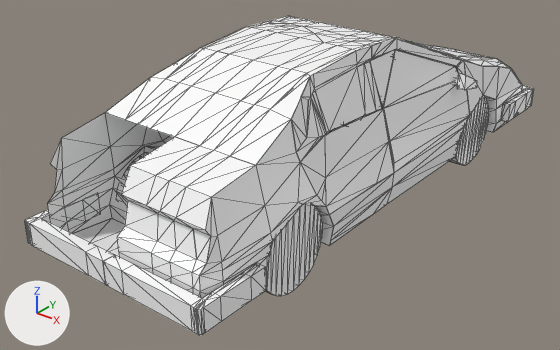
One commit to the glTF model white-car4.gltf: the scene before it, then after it.
Both versions are drawn from a 50 mm lens placed at (2.04, -2.69, 2.19), pointed at (-0.1, -0.02, 0.53). Arrows for +X, +Y and +Z are at lower left; the lights stay in place. Mesh edges are drawn as thin lines. Where no turn or scale is listed for an object, it has been applied to the vertices. Vertices at the same position are counted once.

Before the edit, the objects in view are built like this:
```python
me_circle_009 = bpy.data.meshes.new('Circle.009')
me_circle_009.from_pydata(...)  # a 32-sided cylinder along x spanning x 0.185..0.282, y -0.195..0.201, z -0.196..0.2
me_circle_009.materials.append(mat_white_001)  # white #ffffff
me_cube_019 = bpy.data.meshes.new('Cube.019')
me_cube_019.from_pydata(...)  # 67 vertices, 99 faces; spans x 0.0..0.447, y -0.968..-0.257, z 0.474..1.078
me_cube_019.materials.append(mat_white)
me_main = bpy.data.meshes.new('main')
me_main.from_pydata(...)  # 342 vertices, 414 faces; spans x -0.45..0.45, y -0.97..1.73, z 0.45..1.2
me_main.materials.append(mat_white)
ob_back_right_side = bpy.data.objects.new('Back right side', me_cube_019)
ob_back_right_side.location = (0.001, -0.143, 0.031)
ob_back_right_wheel = bpy.data.objects.new('Back right wheel', me_circle_009)
ob_back_right_wheel.location = (0.13, -0.571, 0.559)
ob_main = bpy.data.objects.new('Main', me_main)
ob_main.location = (0.001, -0.143, 0.031)
# also in view: 'Back right door' at (0.41, -0.21, 0.75); 'Front right side' at (0.43, 1.21, 0.74); 'Main Back window' at (0.0, -0.56, 1.11); 'Back right window' at (0.35, -0.21, 1.06); 'Front bumper' at (0.0, 1.47, 0.6)
```
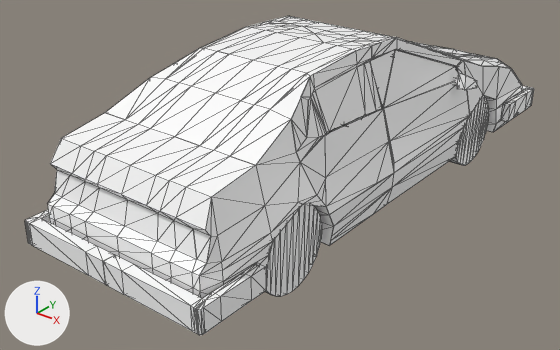
What differs and where, as boxes (x1, y1, x2, y2) in the pictures (560 x 350 px):
'Back right side', reshaped: before (117, 120, 326, 298); after (48, 113, 326, 298)
'Main', reshaped: before (73, 37, 512, 256); after (291, 37, 512, 246)
part 1 of me_main, cut back: before (73, 219, 125, 256)
part 2 of me_cube_019, added: after (48, 113, 174, 256)
'Back left side', unchanged, covered by the edit: before (48, 113, 165, 234)

The change in detail:
me_main is used by ob_main; location (0.001, -0.143, 0.031).
me_main had 342 vertices, 414 faces and spanned x -0.45..0.45, y -0.97..1.73, z 0.45..1.2.
me_main now has 376 vertices, 422 faces and spans x -0.45..0.45, y -0.97..1.76, z 0.45..1.2.
me_main part 1: 12 vertices removed from x -0.44..0.44, y -0.97..-0.65, z 0.47..0.51; 2 vertices added at x -0.39..0.39, y -0.97, z 0.51.
me_cube_019 is used by ob_back_right_side; location (0.001, -0.143, 0.031).
me_cube_019 had 67 vertices, 99 faces and spanned x 0.0..0.447, y -0.968..-0.257, z 0.474..1.078.
me_cube_019 now has 125 vertices, 198 faces and spans x -0.447..0.447, y -0.968..-0.257, z 0.474..1.078.
me_cube_019 part 2: 58 vertices added at x -0.447..-0.134, y -0.968..-0.257, z 0.474..1.078.
